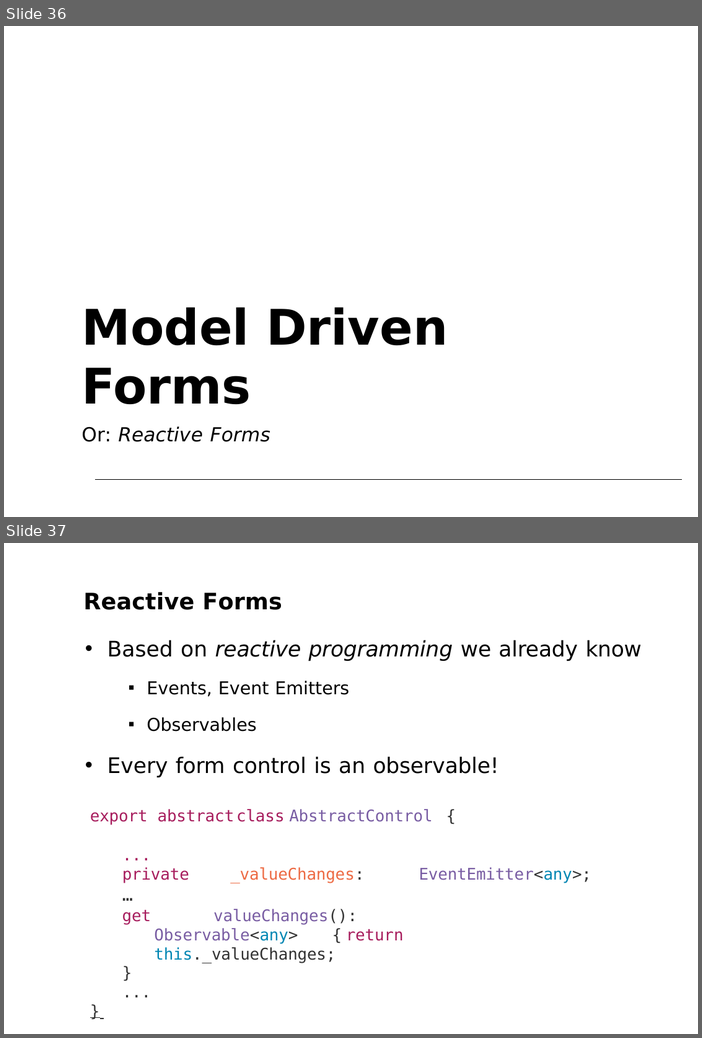
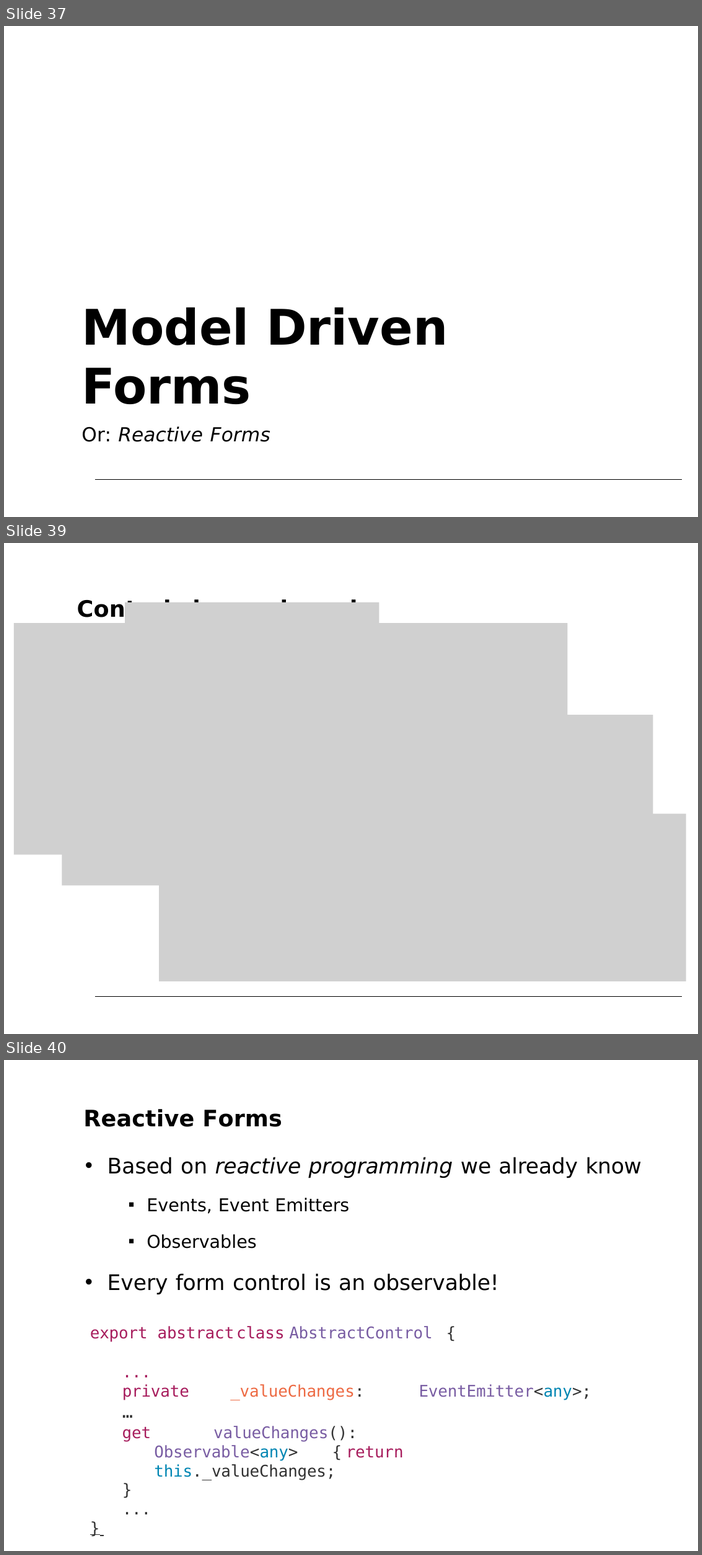
Before and after one commit to petereijgermans11/accelerator-programma, a slide deck: forms/Angular Forms.pptx. Shown one above the other, each under a label of ours: slides 36 and 37 before the commit, slides 37, 39 and 40 after it; the slides between them are not shown. The pictures are 702x1038 and 702x1555 pixels, drawn with LibreOffice and Linux fonts; fonts in the diff are those of the drawing; grey boxes stand for pictures. Boxes give left, top, right and bottom in pixels: in the first picture for what was removed or moved away, otherwise in the second. Text is boxed around its words. In the diff, an @@ line names an element or a change of style, - is before the commit and + after.

```diff
--- a/forms/Angular Forms.pptx
+++ b/forms/Angular Forms.pptx
@@ slide 39 added at <box>4,543,698,1034</box>, background #FFFFFF; not listed: 1 template element that a slide beside it also shows @@
@@ text added at <box>77,599,373,622</box>, 27.5 pt, text #000000, bold @@
+Control classes in code
@@ picture added at <box>125,603,380,624</box> @@
@@ picture added at <box>14,623,568,855</box> @@
@@ picture added at <box>182,693,425,716</box> @@
@@ picture added at <box>62,715,654,886</box> @@
@@ picture added at <box>285,791,532,815</box> @@
@@ picture added at <box>159,814,687,981</box> @@
@@ what was slide 36 is now slide 37 @@
@@ what was slide 37 is now slide 40 @@
```
Also in this commit, not shown: 3 slides changed, 2 other slides added, 2 other files.
